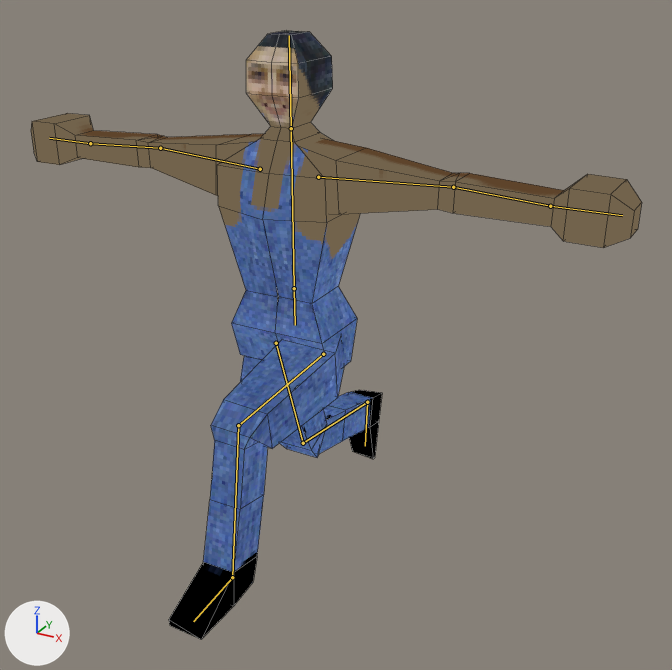
What one commit did to the Blender file blender/man.blend.
The view is the same before and after, from a camera (50 mm lens) standing at (1.313, -2.144, 2.083) and looking at (0.113, 0.039, 0.992). The axes (+X, +Y, +Z) are drawn at lower left. The lights are the same throughout. Both versions are drawn at frame 1 of the action 'run'; the numbers are the values there. The bones that bend it are drawn over the model as lines. Mesh edges are drawn as thin lines.
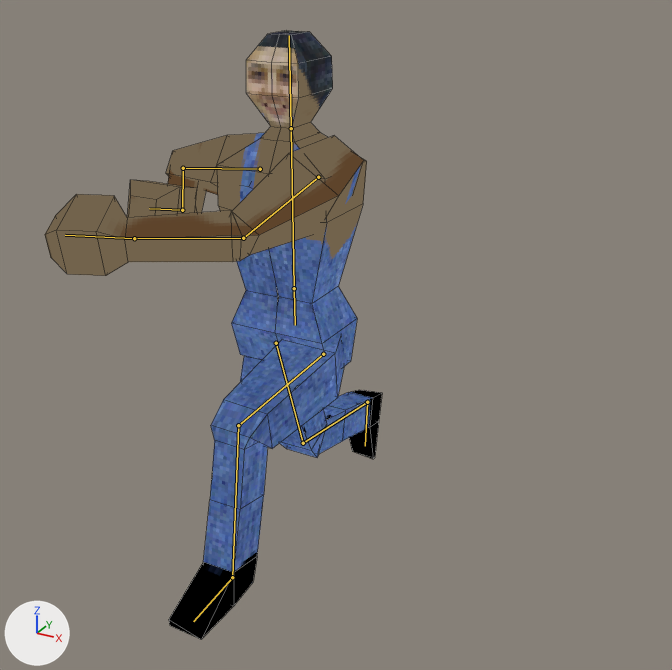
Changed parts and their boxes (x1, y1, x2, y2) in the pictures (672 x 670 px):
'Cube', posed (45% narrower)
    before: (31, 31, 642, 639)
    after: (45, 31, 382, 639)
bone 'upperarm.l', root to tip
    before: (318, 177) to (453, 187)
    after: (318, 177) to (243, 238)
bone 'forearm.l', root to tip
    before: (453, 187) to (550, 206)
    after: (243, 238) to (134, 238)
bone 'hand.l', root to tip
    before: (550, 206) to (622, 215)
    after: (134, 238) to (65, 235)
bone 'upperarm.r', root to tip
    before: (260, 169) to (160, 148)
    after: (260, 169) to (183, 168)
bone 'forearm.r', root to tip
    before: (160, 148) to (90, 143)
    after: (183, 168) to (182, 210)
bone 'hand.r', root to tip
    before: (90, 143) to (49, 138)
    after: (182, 210) to (149, 208)

The change in detail:
Bone 'upperarm.l' (bone_upperarm_l) turns from (0, 0, 0) to (88, 11, -34) degrees about its own x, y and z.
Bone 'forearm.l' (bone_forearm_l) turns from (0, 0, 0) to (48, 20, -8) degrees about its own x, y and z.
Bone 'hand.l' (bone_hand_l) turns from (0, 0, 0) to (11, 4, -3) degrees about its own x, y and z.
Bone 'upperarm.r' (bone_upperarm_r) turns from (0, 0, 0) to (-14, 34, 3) degrees about its own x, y and z.
Bone 'forearm.r' (bone_forearm_r) turns from (0, 0, 0) to (142, -49, -16) degrees about its own x, y and z.
Bone 'hand.r' (bone_hand_r) turns from (0, 0, 0) to (-21, -15, -27) degrees about its own x, y and z.
